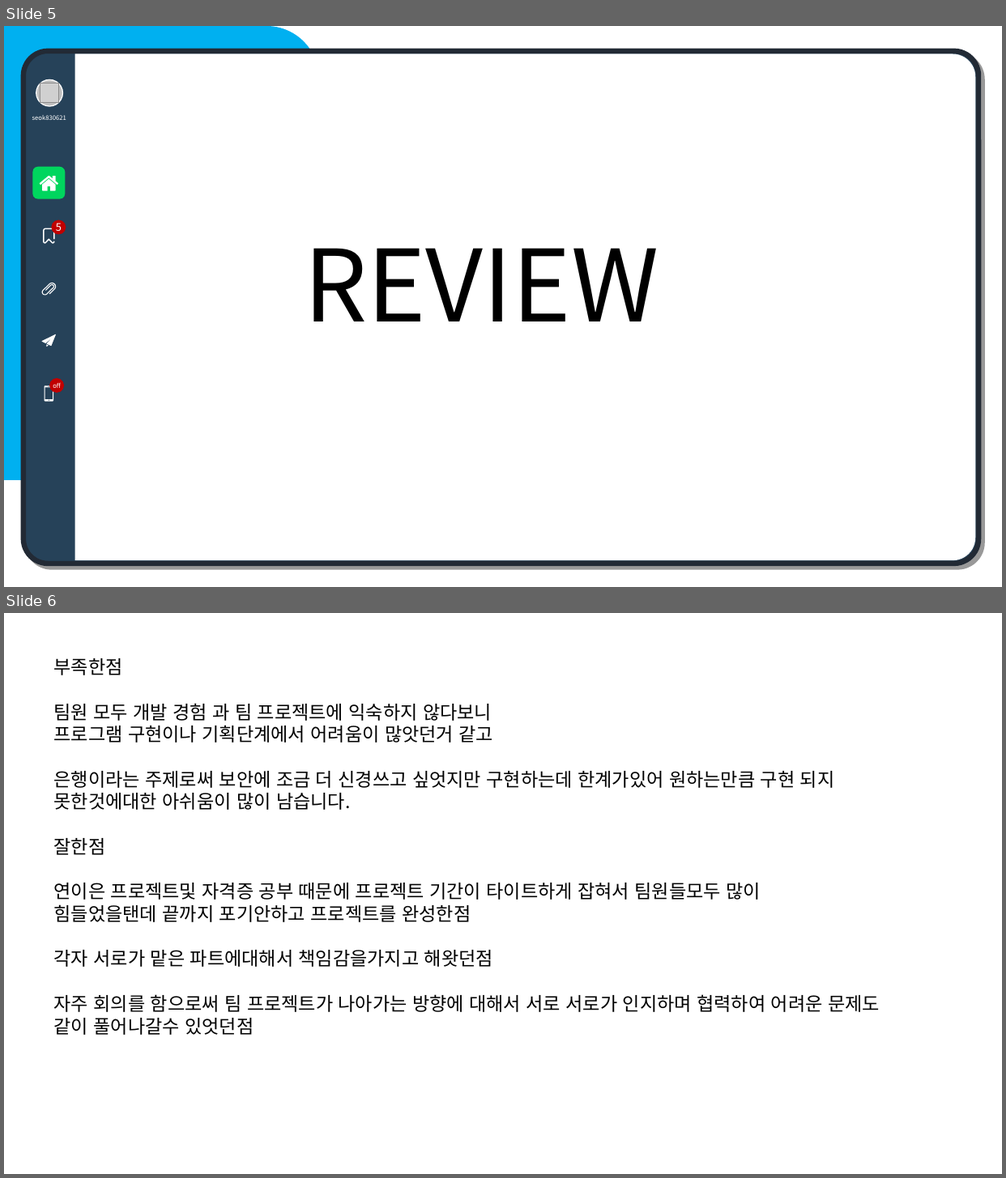
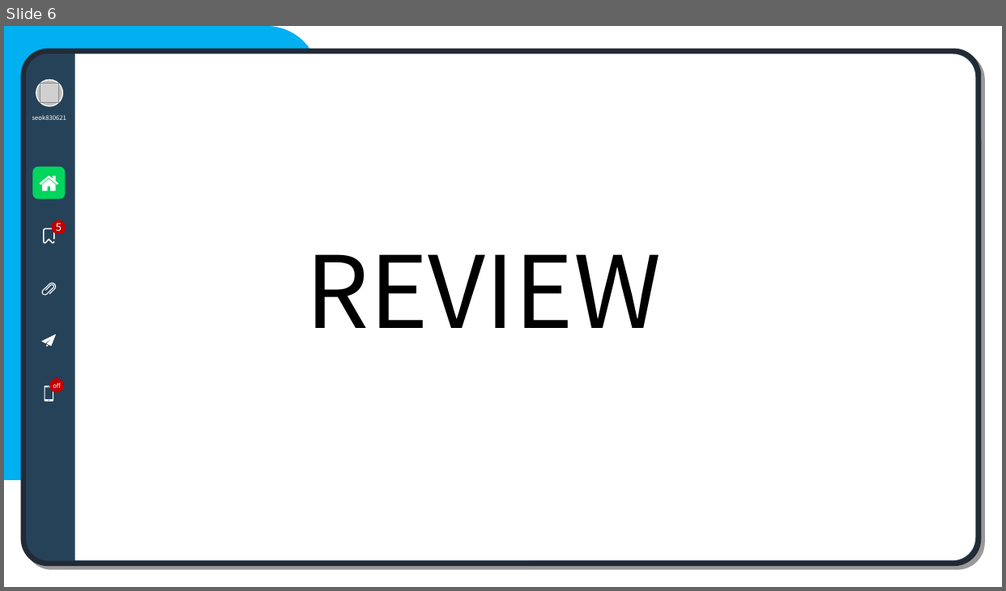
Before and after one commit to youinho/Sambank, a slide deck: src/main/webapp/resources/Project File/SamBank Project.pptx. Shown one above the other, each under a label of ours: slides 5 and 6 before the commit, slide 6 after it. The pictures are 1006x1178 and 1006x591 pixels, drawn with LibreOffice and Linux fonts; fonts in the diff are those of the drawing; grey boxes stand for pictures. Boxes give left, top, right and bottom in pixels: in the first picture for what was removed or moved away, otherwise in the second. Text is boxed around its words. In the diff, an @@ line names an element or a change of style, - is before the commit and + after.

```diff
--- a/src/main/webapp/resources/Project File/SamBank Project.pptx
+++ b/src/main/webapp/resources/Project File/SamBank Project.pptx
@@ slide 6 removed at (4, 613, 1002, 1174), background #FFFFFF @@
@@ text removed at (54, 658, 880, 1035) @@
-부족한점
-팀원 모두 개발 경험 과 팀 프로젝트에 익숙하지 않다보니
-프로그램 구현이나 기획단계에서 어려움이 많앗던거 같고
-은행이라는 주제로써 보안에 조금 더 신경쓰고 싶엇지만 구현하는데 한계가있어 원하는만큼 구현 되지 못한것에대한 아쉬움이 많이 남습니다.
-잘한점
-연이은 프로젝트및 자격증 공부 때문에 프로젝트 기간이 타이트하게 잡혀서 팀원들모두 많이
-힘들었을탠데 끝까지 포기안하고 프로젝트를 완성한점
-각자 서로가 맡은 파트에대해서 책임감을가지고 해왓던점
-자주 회의를 함으로써 팀 프로젝트가 나아가는 방향에 대해서 서로 서로가 인지하며 협력하여 어려운 문제도 같이 풀어나갈수 있엇던점
@@ what was slide 5 is now slide 6 @@
@@ slide 6 changed as well @@
@@ text "REVIEW": place and size @@
-text "REVIEW" at (304, 248, 659, 322)
+text "REVIEW" at (306, 254, 662, 328)
```
Also in this commit, not shown: 5 other slides changed, 1 slide added.
